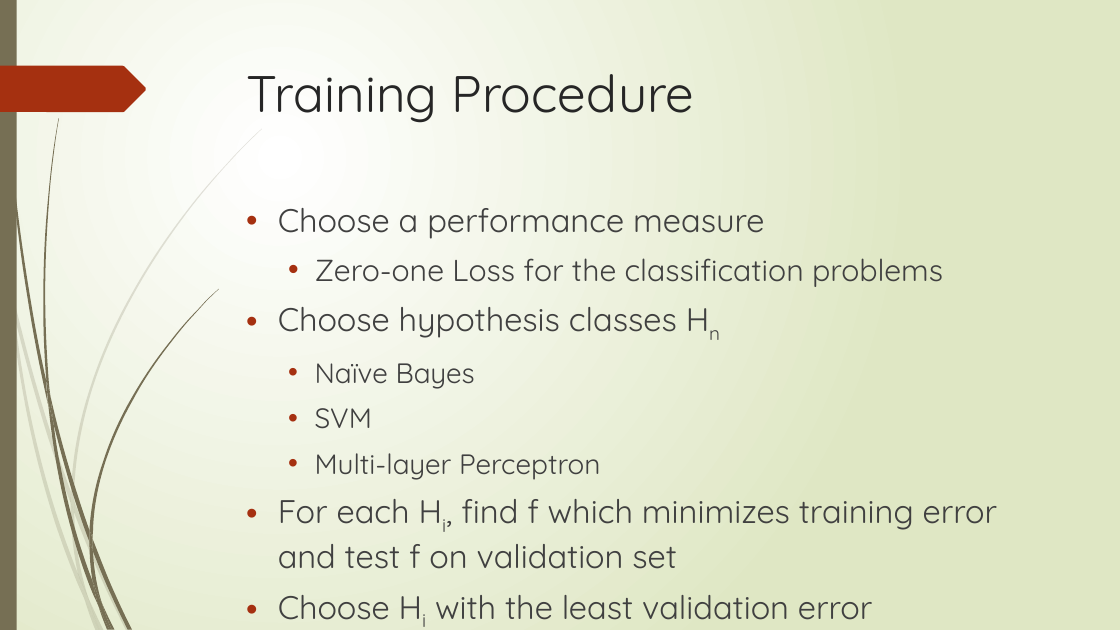
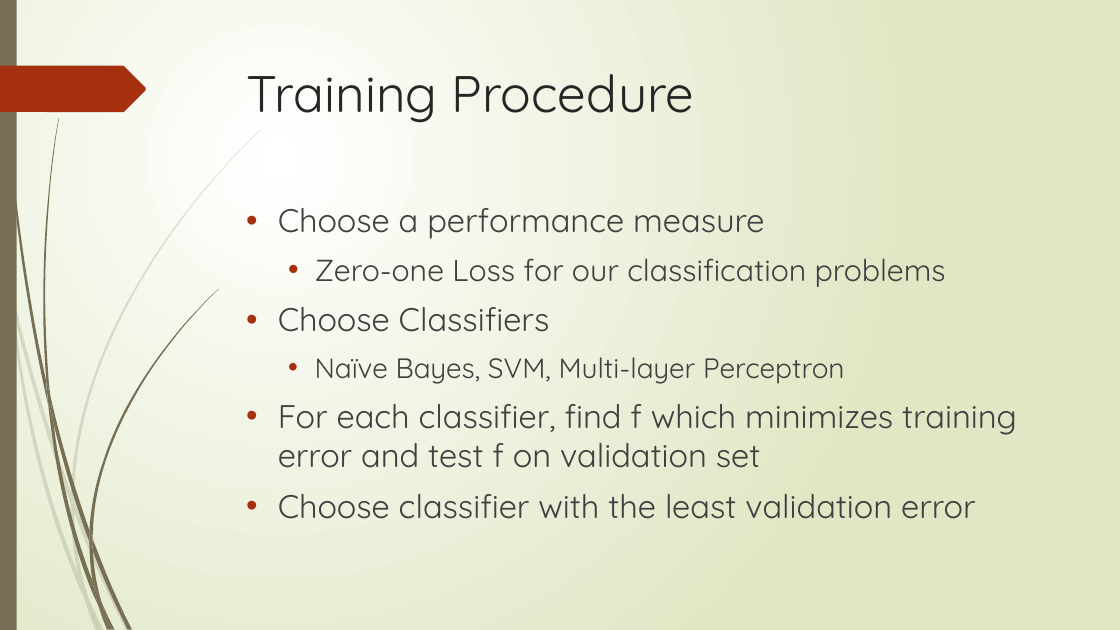
Before and after one commit to XiaokuanOSU/AI2report, a slide deck: slide 7 of PPTGroup10.pptx. Drawn at 1120x630 pixels with LibreOffice and Linux fonts; fonts in the diff are those of the drawing. Boxes give left, top, right and bottom in pixels: in the first picture for what was removed or moved away, otherwise in the second. Text is boxed around its words. In the diff, an @@ line names an element or a change of style, - is before the commit and + after.

```diff
--- a/PPTGroup10.pptx
+++ b/PPTGroup10.pptx
@@ text at (278,258,1017,519): text changed @@
-  • Zero-one Loss for the classification problems
-• Choose hypothesis classes Hn
-  • Naïve Bayes
-  • SVM
-  • Multi-layer Perceptron
-• For each Hi, find f which minimizes training error and test f on validation set
-• Choose Hi with the least validation error
+  • Zero-one Loss for our classification problems
+• Choose Classifiers
+  • Naïve Bayes, SVM, Multi-layer Perceptron
+• For each classifier, find f which minimizes training error and test f on validation set
+• Choose classifier with the least validation error
```
Also in this commit, not shown: 2 other slides changed, 3 slides added.
